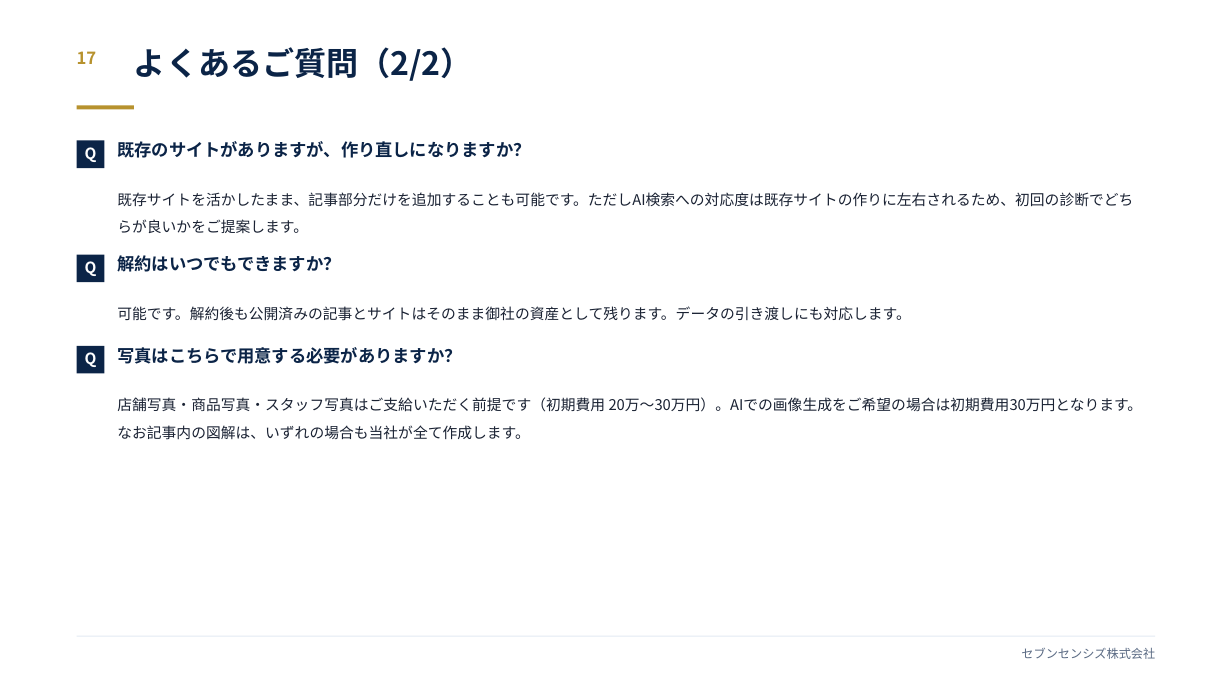
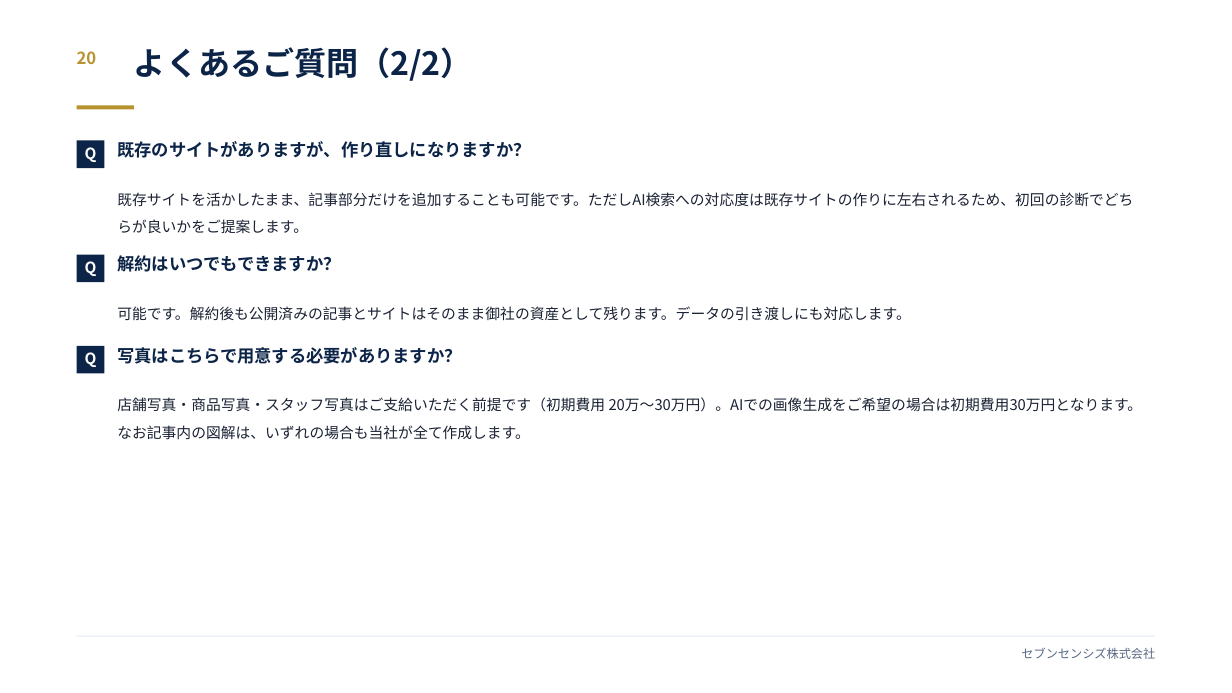
Before and after one commit to yoshi4476/SS-AIO-LP, a slide deck: slide 24 of docs/sales/service-proposal.pptx (slide 21 before the commit). Drawn at 1232x693 pixels with LibreOffice and Linux fonts; fonts in the diff are those of the drawing. Boxes give left, top, right and bottom in pixels: in the first picture for what was removed or moved away, otherwise in the second. Text is boxed around its words. In the diff, an @@ line names an element or a change of style, - is before the commit and + after.

```diff
--- a/docs/sales/service-proposal.pptx
+++ b/docs/sales/service-proposal.pptx
@@ text at (77, 51, 97, 64): text changed @@
-17
+20
```
Also in this commit, not shown: 4 other slides changed, 3 slides added, 1 other file.
